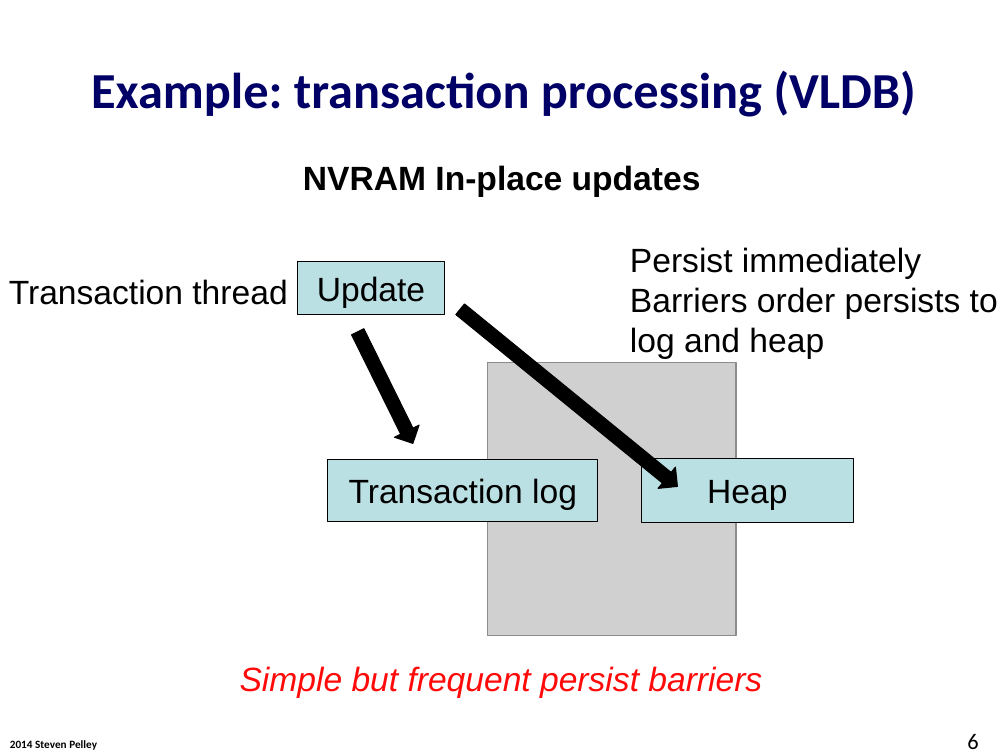
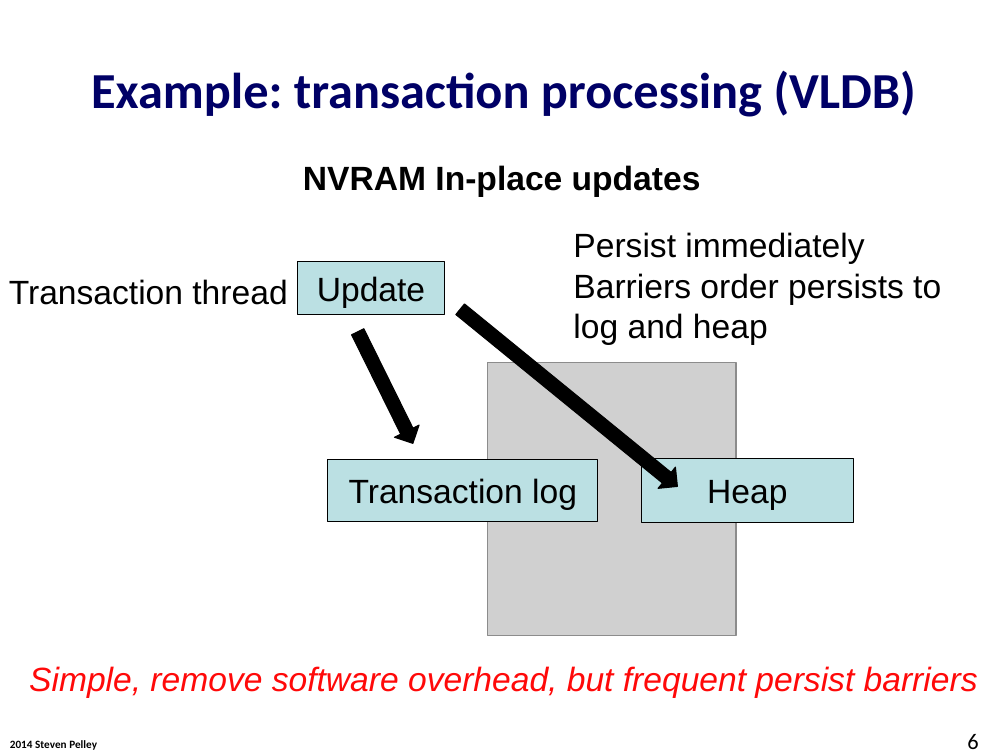
Before and after one commit to Abulila/dissertation, a slide deck: slide 6 of proposal/defense.pptx. Drawn at 1008x756 pixels with LibreOffice and Linux fonts; fonts in the diff are those of the drawing; grey boxes stand for pictures; background and template pictures are left out. Boxes give left, top, right and bottom in pixels: in the first picture for what was removed or moved away, otherwise in the second. Text is boxed around its words. In the diff, an @@ line names an element or a change of style, - is before the commit and + after.

```diff
--- a/proposal/defense.pptx
+++ b/proposal/defense.pptx
@@ text "Persist immediately" moved from (x1=630, y1=247, x2=998, y2=359) to (x1=573, y1=232, x2=941, y2=345) @@
@@ text at (x1=29, y1=666, x2=978, y2=698): text changed @@
-Simple but frequent persist barriers
+Simple, remove software overhead, but frequent persist barriers
```
Also in this commit, not shown: 24 other slides changed, 1 slide removed.
